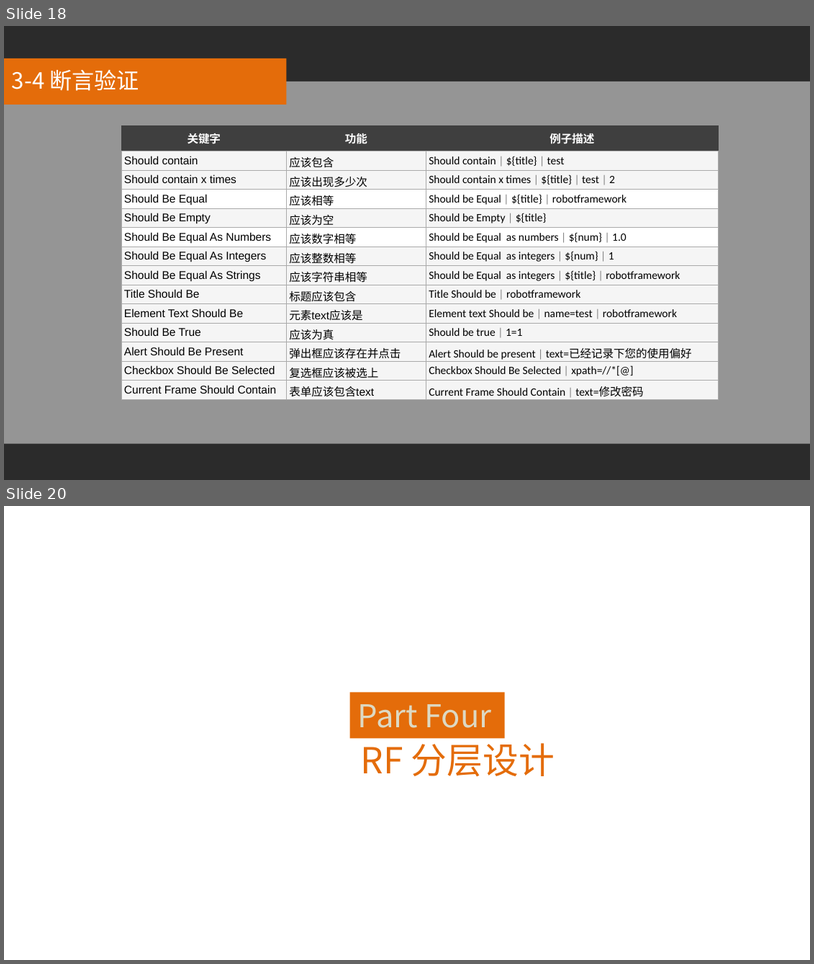
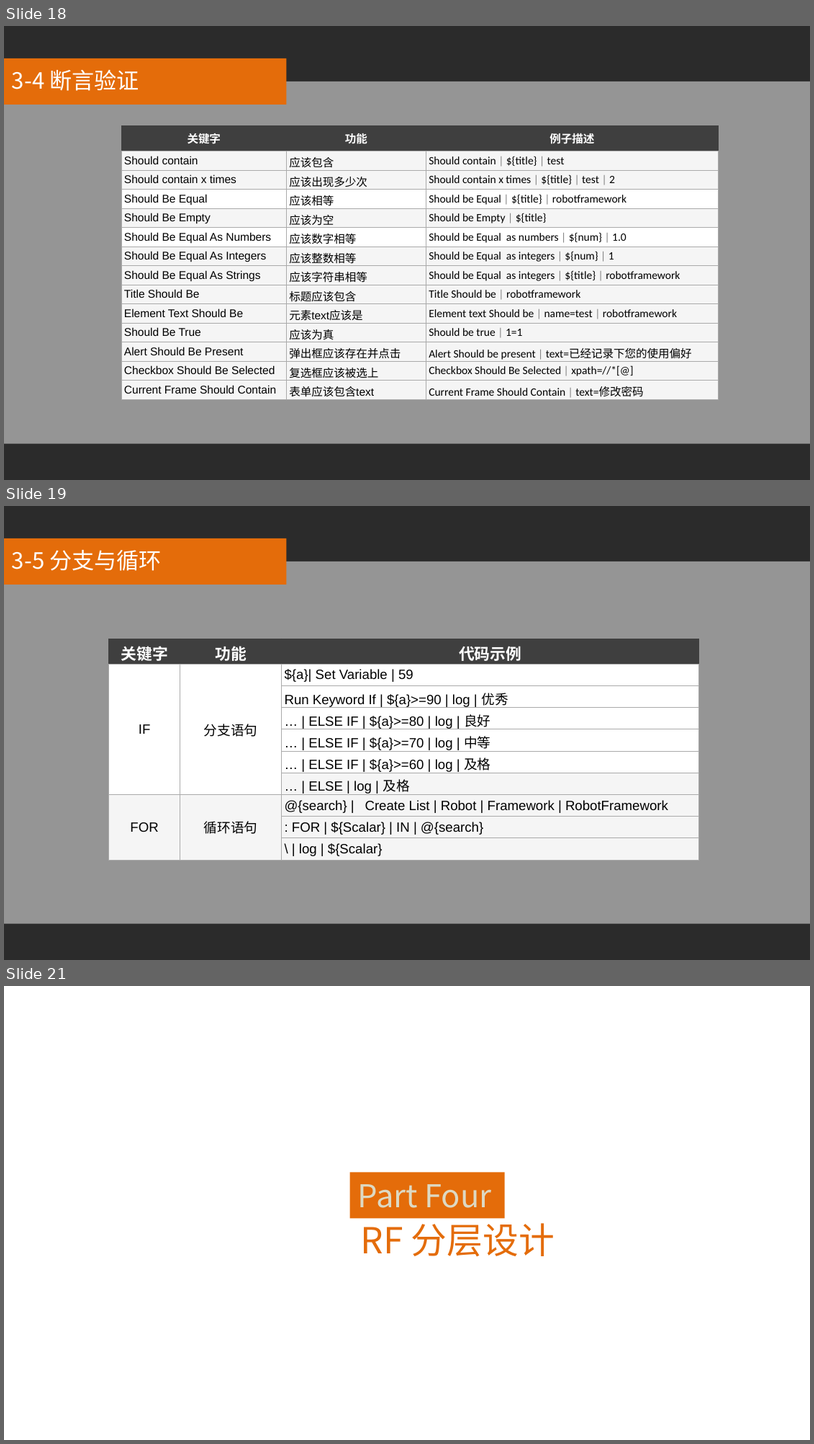
Before and after one commit to jimmyue/skills, a slide deck: 基于RobotFramework的UI自动化测试.pptx. Shown one above the other, each under a label of ours: slides 18 and 20 before the commit, slides 18, 19 and 21 after it; the slides between them are not shown. The pictures are 814x964 and 814x1444 pixels, drawn with LibreOffice and Linux fonts; fonts in the diff are those of the drawing; background and template pictures are left out; a plain dark background stands for a picture behind light text. Boxes give left, top, right and bottom in pixels: in the first picture for what was removed or moved away, otherwise in the second. Text is boxed around its words. In the diff, an @@ line names an element or a change of style, - is before the commit and + after.

```diff
--- a/基于RobotFramework的UI自动化测试.pptx
+++ b/基于RobotFramework的UI自动化测试.pptx
@@ slide 19 added at [4,506,810,960], background picture (left out); not listed: 2 template elements that a slide beside it also shows @@
@@ text added at [12,550,162,571], 20 pt, text #FFFFFF @@
+3-5 分支与循环
@@ table added at [109,638,700,860], 10 rows, 3 columns @@
+关键字 | 功能 | 代码示例
+IF | 分支语句 | ${a}| Set Variable | 59
+ |  | Run Keyword If | ${a}>=90 | log | 优秀
+ |  | … | ELSE IF | ${a}>=80 | log | 良好
+ |  | … | ELSE IF | ${a}>=70 | log | 中等
+ |  | … | ELSE IF | ${a}>=60 | log | 及格
+ |  | … | ELSE | log | 及格
+FOR | 循环语句 | @{search} | Create List | Robot | Framework | RobotFramework
+ |  | : FOR | ${Scalar} | IN | @{search}
+ |  | \ | log | ${Scalar}
@@ what was slide 20 is now slide 21 @@
```
Also in this commit, not shown: 5 slides changed.
